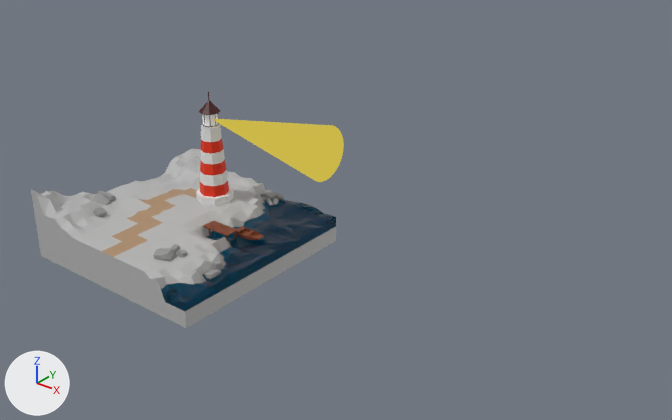
An edit to the glTF model public/model.glb, drawn before and after from the same camera.
Camera for both pictures: a camera (50 mm lens) standing at (24.3, -21.4, 17.1) and looking at (6.7, 0.6, 3.4). Lighting does not change. The marker at lower left points along +X, +Y and +Z. The first picture is the older version. Where no turn or scale is listed for an object, it has been applied to the vertices.

The first picture shows 'Cone', 'Land', 'Lighthouse', 'Road', 'Sea' and 13 more.
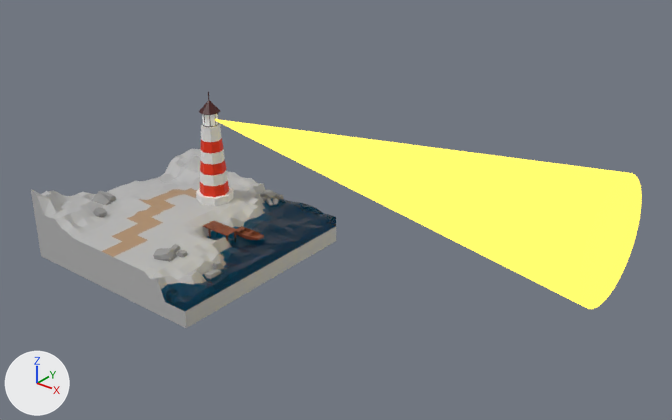
Pixel boxes [x1, y1, x2, y2] of what changed, in the pictures (672 x 420 px):
```json
{"object": "Cone", "change": "recoloured, surface changed, rescaled", "before": [214, 119, 344, 182], "after": [215, 119, 642, 309], "on screen": "227% wider, 198% taller"}
```

Scene script edits in JSON lines:
```json
{"op": "set", "path": "mat_lightcone.emission_color", "old": "(0.6, 0.479, 0.0659)", "new": "(1.0, 0.799, 0.109)", "note": "yellow #cbb849 -> yellow #ffe75d"}
{"op": "set", "path": "mat_lightcone.emission_strength", "old": "1.0", "new": "1.5"}
{"op": "set", "path": "ob_cone.scale", "old": "(1.0, 1.0, 2.81)", "new": "(2.0, 2.0, 8.0)"}
```
